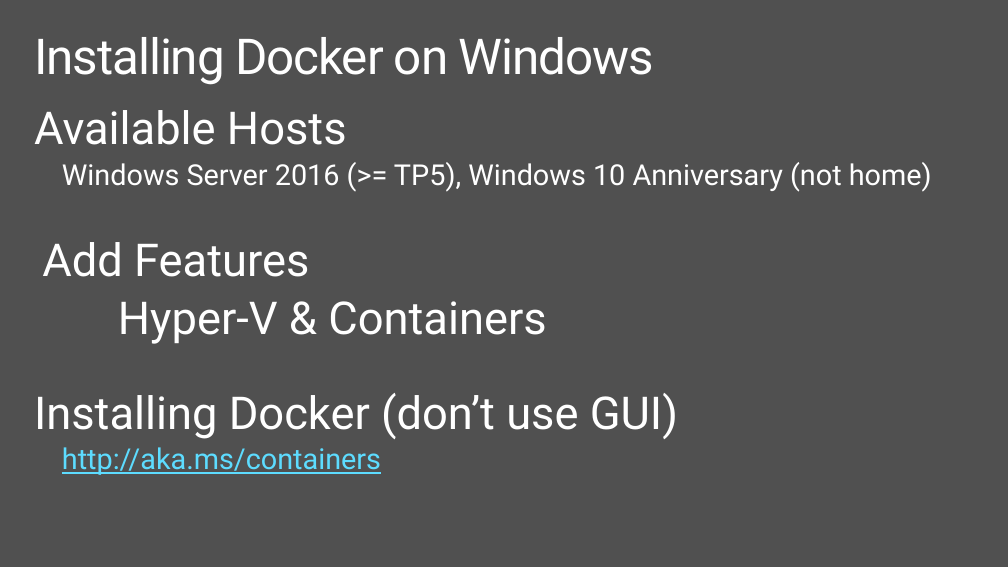
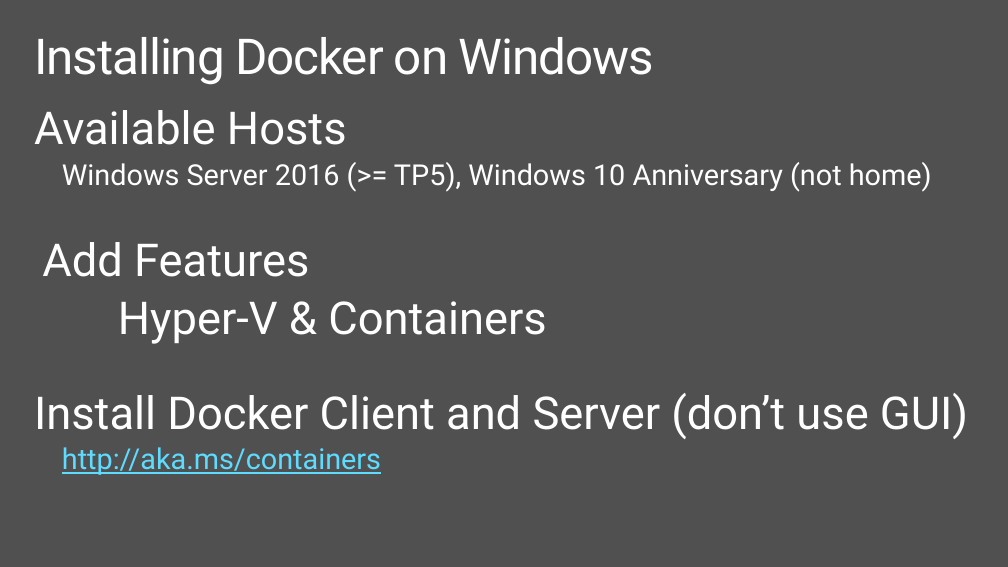
Before and after one commit to brentstineman/PersonalStuff, a slide deck: slide 16 of Presentations/ContainersForWindowsDevs.pptx. Drawn at 1008x567 pixels with LibreOffice and Linux fonts; fonts in the diff are those of the drawing. Boxes give left, top, right and bottom in pixels: in the first picture for what was removed or moved away, otherwise in the second. Text is boxed around its words. In the diff, an @@ line names an element or a change of style, - is before the commit and + after.

```diff
--- a/Presentations/ContainersForWindowsDevs.pptx
+++ b/Presentations/ContainersForWindowsDevs.pptx
@@ text at (x1=34, y1=393, x2=968, y2=439): text changed @@
-Installing Docker (don’t use GUI)
+Install Docker Client and Server (don’t use GUI)
```
Also in this commit, not shown: 12 other slides changed, 1 slide added, 1 slide removed, 1 other file.
